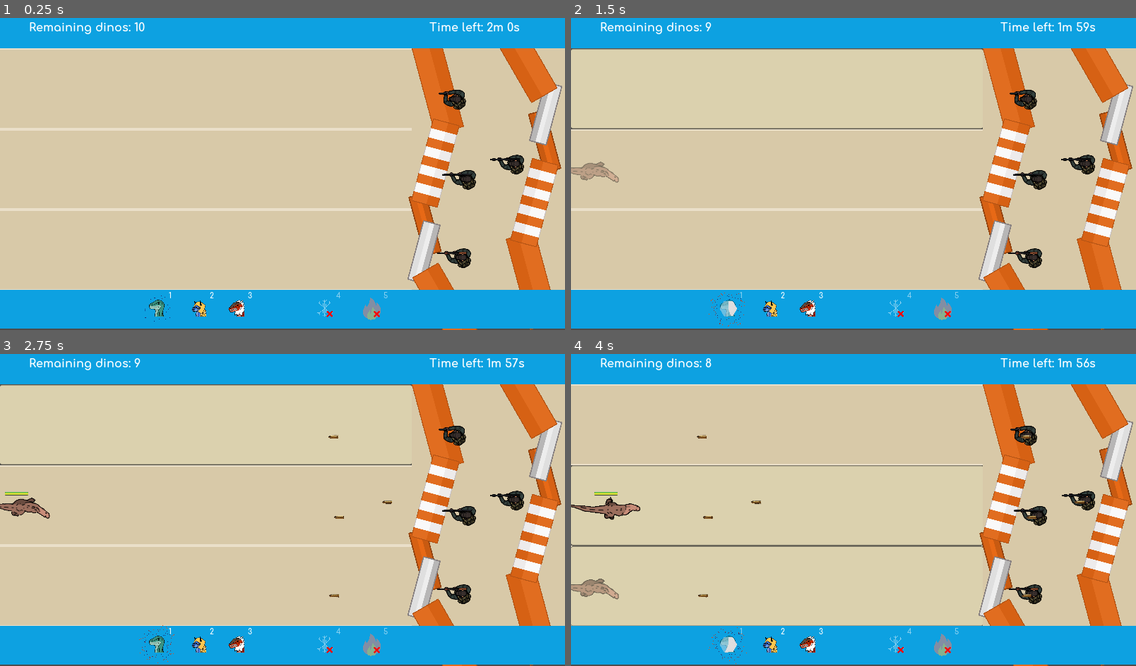
Above: before the commit, frames 1-4 (two rows, left to right).
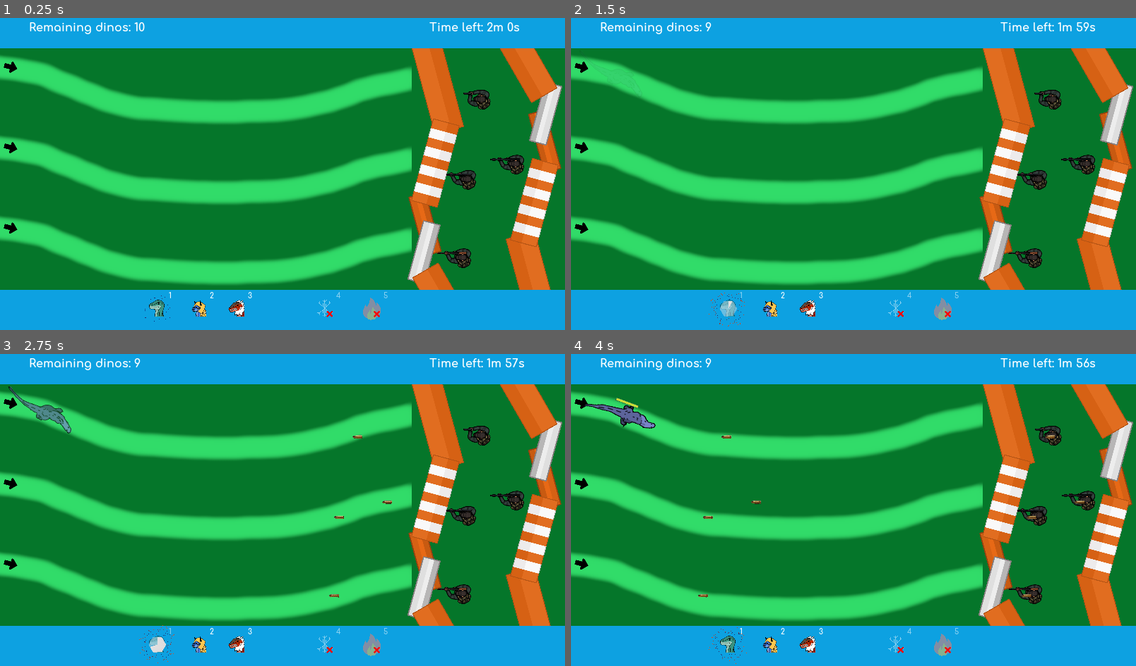
Above: after the commit, the same moments.

Repository: ojas-sanghi/scaling-out
Game: Godot game, scene res://combat/CombatScreen.tscn
Two runs of this game, one before a commit and one after it. Both use one fixed random seed, a clock stepped at 60 frames per second and the inputs below. Sound files missing from this copy of the repository are replaced by a short silence.
Inputs (mouse positions are in pixels of both pictures, inside the frame that each line leads up to):
- Up to frame 1 (0.25 s): no input
- Up to frame 2 (1.5 s): click (774, 170) at 0.52 s; click (582, 67) at 1.27 s
- Up to frame 3 (2.75 s): click (203, 425) at 2.02 s
- Up to frame 4 (4 s): click (774, 584) at 2.77 s; move the mouse to (977, 491) at 3.52 s; hold D (ui_right) from 3.53 s (still down); hold 1 (dino_1) from 3.53 s (still down)

The runs differ from the first frame. In frame 1, 70% of the frame differs, in the area x 0-100%, y 9-100%; in frame 2, 70%; in frame 3, 70%; in frame 4, 70%, in the area x 0-100%, y 1-100%.

Commit message:
implement curved lanes, and barrier destruction.
also: changed "coins" to "money", changed some signal names, and fix some broken scene switches

Diff:
--- /dev/null
+++ b/GUI/MoneyCounter.gd
@@ -0,0 +1,21 @@
+extends Control
+
+onready var money_amt = ShopInfo.money
+
+
+func _ready() -> void:
+	Signals.connect("coin_grabbed", self, "_on_coin_grabbed")
+	update_money_amt()
+
+
+func _on_money_grabbed(value):
+	money_amt += value
+	update_money_amt()
+
+
+func update_money_amt():
+	$Num.text = str(money_amt)
+
+
+func update_coin_from_global():
+	$Num.text = str(ShopInfo.coins)
--- /dev/null
+++ b/GUI/MoneyCounter.tscn
@@ -0,0 +1,33 @@
+[gd_scene load_steps=4 format=2]
+
+[ext_resource path="res://GUI/MoneyCounter.gd" type="Script" id=1]
+[ext_resource path="res://assets/fonts/Font35.tres" type="DynamicFont" id=2]
+[ext_resource path="res://assets/icons/coins.png" type="Texture" id=3]
+
+[node name="MoneyCounter" type="Control"]
+anchor_right = 0.107
+anchor_bottom = 0.042
+margin_top = -2.0
+margin_right = 0.559982
+margin_bottom = -0.360001
+script = ExtResource( 1 )
+__meta__ = {
+"_edit_use_anchors_": false
+}
+
+[node name="Sprite" type="Sprite" parent="."]
+position = Vector2( 75.1719, 34.0086 )
+scale = Vector2( 0.189705, 0.189705 )
+texture = ExtResource( 3 )
+
+[node name="Num" type="Label" parent="."]
+margin_left = 121.275
+margin_top = 17.1376
+margin_right = 175.275
+margin_bottom = 57.1376
+custom_fonts/font = ExtResource( 2 )
+custom_colors/font_color = Color( 0.85098, 0.694118, 0.0705882, 1 )
+text = "100"
+__meta__ = {
+"_edit_use_anchors_": false
+}
--- a/GUI/Screens/UpgradeScreen.tscn
+++ b/GUI/Screens/UpgradeScreen.tscn
@@ -3,7 +3,7 @@
 [ext_resource path="res://GUI/buttons/Button.tscn" type="PackedScene" id=1]
 [ext_resource path="res://assets/music/Upgrade screen and menu.wav" type="AudioStream" id=7]
 [ext_resource path="res://assets/dinos/tanky_dino/Armored_Dino_ICON.png" type="Texture" id=12]
-[ext_resource path="res://GUI/CoinCounter.tscn" type="PackedScene" id=13]
+[ext_resource path="res://GUI/MoneyCounter.tscn" type="PackedScene" id=13]
 [ext_resource path="res://assets/upgrade_background_rough_draft.png" type="Texture" id=14]
 [ext_resource path="res://GUI/SpecialUpgrade.tscn" type="PackedScene" id=15]
 [ext_resource path="res://GUI/buttons/UpgradeButton.tscn" type="PackedScene" id=16]
@@ -137,7 +137,7 @@
 margin_right = 861.214
 margin_bottom = 912.2
 
-[node name="CoinCounter" parent="CanvasLayer" instance=ExtResource( 13 )]
+[node name="MoneyCounter" parent="CanvasLayer" instance=ExtResource( 13 )]
 margin_left = 862.293
 margin_top = 970.198
 margin_right = 862.293
--- a/GUI/Timer.gd
+++ b/GUI/Timer.gd
@@ -41,4 +41,4 @@
 
 
 func _on_Timer_timeout():
-	Signals.emit_signal("game_over")
+	Signals.emit_signal("conquest_lost")
--- a/actors/Player.gd
+++ b/actors/Player.gd
@@ -84,7 +84,7 @@
 	get_node(node_path + "CanvasLayer/CoinCounter").hide()
 	yield($Win, "finished")
 	get_node(node_path + "Vault").hide()
-	SceneChanger.go_to_scene("res://GUI/StealthWinDialogue.tscn")
+	SceneChanger.go_to_scene("res://GUI/dialogues/StealthWinDialogue.tscn")
 	ShopInfo.coins += coins_in_level
 
 
@@ -98,7 +98,7 @@
 #	get_node(node_path + "CanvasLayer/CoinCounter").hide()
 #	yield($Caught, "finished")
 #	get_node(node_path + "Vault").hide()
-#	SceneChanger.go_to_scene("res://GUI/StealthLoseDialogue.tscn")
+#	SceneChanger.go_to_scene("res://GUI/dialogues/StealthLoseDialogue.tscn")
 
 	pass
 
--- a/actors/dinos/GeneralDino.gd
+++ b/actors/dinos/GeneralDino.gd
@@ -25,6 +25,9 @@
 
 var spawning_in := true
 
+# this is set by the "Lane" node when the dino is instanced
+var path_follow_time := 1
+onready var path = $PathFollowTween
 
 func spawn_delay():
 	set_physics_process(false)
@@ -69,8 +72,12 @@
 	$ThumpSound.play()
 	$AnimatedSprite.play(dino_color + "_walk")
 
+	path.interpolate_property(
+		get_parent(), "unit_offset", 0, 1, path_follow_time, path.TRANS_LINEAR, path.EASE_IN_OUT
+	)
+	path.start()
+
 	Signals.connect("dino_hit", self, "update_health")
-
 
 func calculate_upgrades():
 	dino_health = DinoInfo.get_upgrade_stat(dino_name, "hp")
@@ -82,11 +89,6 @@
 	dino_dmg = DinoInfo.get_upgrade_stat(dino_name, "dmg")
 	dino_speed = Vector2(DinoInfo.get_upgrade_stat(dino_name, "speed"), 0)
 
-
-func _physics_process(delta: float) -> void:
-	self.position += dino_speed * delta
-
-
 func _process(delta: float) -> void:
 	bar.value = animated_health
 
@@ -96,7 +98,7 @@
 	Signals.emit_signal("dino_died", dino_name)
 
 	$CollisionShape2D.set_deferred("disabled", true)
-	set_physics_process(false)
+	path.set_active(false)
 
 	randomize()
 	var num = randi() % 2
@@ -113,7 +115,7 @@
 	CombatInfo.dinos_died += 1
 
 	if CombatInfo.dinos_died == CombatInfo.max_dinos:
-		Signals.emit_signal("game_over")
+		Signals.emit_signal("conquest_lost")
 
 
 func update_health(dmg_taken):
@@ -137,11 +139,17 @@
 			kill_dino()
 			dino_dead = true
 
+func attack_blockade():
+	path.set_active(false)
+	# play attacking animations
+	$AnimatedSprite.stop()
 
-func win_game():
-	SceneChanger.go_to_scene("res://GUI/CombatWinDialogue.tscn")
+	$AttackingTimer.start()
 
+func _on_AttackingTimer_timeout() -> void:
+	Signals.emit_signal("blockade_hit", dino_dmg)
+	attack_blockade()
 
 func _on_GeneralDino_area_entered(area: Area2D) -> void:
 	if "Blockade" in area.name:
-		win_game()
+		attack_blockade()
--- a/actors/dinos/GeneralDino.tscn
+++ b/actors/dinos/GeneralDino.tscn
@@ -54,5 +54,10 @@
 [node name="ThumpSound" type="AudioStreamPlayer" parent="."]
 stream = ExtResource( 1 )
 volume_db = 10.0
+
+[node name="AttackingTimer" type="Timer" parent="."]
+
+[node name="PathFollowTween" type="Tween" parent="."]
 [connection signal="area_entered" from="." to="." method="_on_GeneralDino_area_entered"]
 [connection signal="body_entered" from="." to="." method="_on_GeneralDino_body_entered"]
+[connection signal="timeout" from="AttackingTimer" to="." method="_on_AttackingTimer_timeout"]
--- a/actors/dinos/MegaDino.gd
+++ b/actors/dinos/MegaDino.gd
@@ -1,7 +1,4 @@
 extends GeneralDino
-
-var speed_stages = [50, 75, 80]
-
 
 func _init() -> void:
 	dino_name = "mega"
--- a/combat/Blockade.gd
+++ b/combat/Blockade.gd
@@ -1,4 +1,37 @@
 extends Area2D
+
+var health := 150.0
+
+onready var num_sprites = $Sprites.get_child_count()
+onready var health_per_sprite = health / num_sprites
+
+var current_sprite_num = 0
+onready var current_sprite = $Sprites.get_children()[current_sprite_num]
+onready var current_sprite_health = health_per_sprite
+
+func _ready() -> void:
+	Signals.connect("blockade_hit", self, "_on_blockade_hit")
+
+func _on_blockade_hit(dmg: int):
+	health -= dmg
+	current_sprite_health -= dmg
+
+	# set transparency to health / max health
+	if current_sprite_health > 0:
+		current_sprite.modulate = Color(1, 1, 1, current_sprite_health / health_per_sprite)
+	# if destroyed, hide it and move to next sprite
+	else:
+		current_sprite.visible = false
+		current_sprite_num += 1
+
+		# only try to get sprite if it exists
+		if current_sprite_num < num_sprites:
+			current_sprite = $Sprites.get_children()[current_sprite_num]
+			current_sprite_health = health_per_sprite
+		# once all barriers destroyed, they won
+		else:
+			Signals.emit_signal("conquest_won")
+			return
 
 
 func _on_Blockade_area_entered(area: Area2D) -> void:
--- a/combat/Blockade.tscn
+++ b/combat/Blockade.tscn
@@ -15,33 +15,36 @@
 position = Vector2( 231.814, 163.634 )
 rotation = -1.57079
 collision_layer = 4
+collision_mask = 385
 script = ExtResource( 5 )
 
-[node name="Sprite" type="Sprite" parent="."]
+[node name="Sprites" type="Node2D" parent="."]
 position = Vector2( -466.162, 53.5217 )
 rotation = -0.261799
+
+[node name="Sprite1" type="Sprite" parent="Sprites"]
 texture = ExtResource( 4 )
 
-[node name="Sprite2" type="Sprite" parent="."]
-position = Vector2( -561.038, 50.1066 )
-rotation = 0.261799
+[node name="Sprite2" type="Sprite" parent="Sprites"]
+position = Vector2( -90.7593, -27.8544 )
+rotation = 0.523598
 texture = ExtResource( 3 )
 
-[node name="Sprite3" type="Sprite" parent="."]
-position = Vector2( 7.88531, 95.0561 )
+[node name="Sprite3" type="Sprite" parent="Sprites"]
+position = Vector2( 447.145, 162.811 )
+rotation = 4.16285e-08
+scale = Vector2( 0.715912, 0.715912 )
+texture = ExtResource( 1 )
+
+[node name="Sprite4" type="Sprite" parent="Sprites"]
+position = Vector2( -305.544, 1.78267 )
 rotation = -0.261799
 scale = Vector2( 0.715912, 0.715912 )
 texture = ExtResource( 1 )
 
-[node name="Sprite5" type="Sprite" parent="."]
-position = Vector2( -760.833, 134.324 )
-rotation = -0.523598
-scale = Vector2( 0.715912, 0.715912 )
-texture = ExtResource( 1 )
-
-[node name="Sprite4" type="Sprite" parent="."]
-position = Vector2( -257.481, 88.7076 )
-rotation = 0.261799
+[node name="Sprite5" type="Sprite" parent="Sprites"]
+position = Vector2( 192.464, 87.9975 )
+rotation = 0.523598
 scale = Vector2( 0.648273, 0.648273 )
 texture = ExtResource( 2 )
 
--- a/combat/Bullet.gd
+++ b/combat/Bullet.gd
@@ -14,6 +14,6 @@
 	queue_free()
 
 
-func _on_Bullet_area_entered(area: Area2D) -> void:
-	Signals.emit_signal("dino_hit", 17)
+func _on_Bullet_area_entered(dino: Area2D) -> void:
+	dino.update_health(17)
 	queue_free()
--- a/combat/Combat.gd
+++ b/combat/Combat.gd
@@ -2,12 +2,18 @@
 
 export var max_dinos = 10
 
+var reward_money = 100
 
 func _ready() -> void:
 	CombatInfo.reset(max_dinos)
 
-	Signals.connect("game_over", self, "_on_game_over")
+	Signals.connect("conquest_lost", self, "_on_conquest_lost")
+	Signals.connect("conquest_won", self, "_on_conquest_won")
 
 
-func _on_game_over():
-	SceneChanger.go_to_scene("res://GUI/CombatLoseDialogue.tscn")
+func _on_conquest_lost():
+	SceneChanger.go_to_scene("res://GUI/dialogues/CombatLoseDialogue.tscn")
+
+func _on_conquest_won():
+	SceneChanger.go_to_scene("res://GUI/dialogues/CombatWinDialogue.tscn")
+	ShopInfo.money += reward_money
--- a/combat/CombatScreen.tscn
+++ b/combat/CombatScreen.tscn
@@ -18,34 +18,45 @@
 }
 
 [node name="Lanes" type="Node2D" parent="."]
-position = Vector2( 0, 45.4414 )
+position = Vector2( 0, 123 )
 
 [node name="Lane" parent="Lanes" instance=ExtResource( 1 )]
-margin_top = 350.0
-margin_bottom = 625.0
+position = Vector2( 0, -5 )
+
+[node name="Lane2" parent="Lanes" instance=ExtResource( 1 )]
+position = Vector2( 0, 269 )
 
 [node name="Lane3" parent="Lanes" instance=ExtResource( 1 )]
-margin_top = 75.0
-margin_bottom = 350.0
+position = Vector2( 0, 543 )
 
-[node name="Lane2" parent="Lanes" instance=ExtResource( 1 )]
-margin_top = 625.0
-margin_bottom = 900.0
+[node name="Army" type="Node2D" parent="."]
 
-[node name="ColorRect" type="ColorRect" parent="."]
+[node name="ColorRect" type="ColorRect" parent="Army"]
 margin_left = 1400.48
 margin_top = 99.2383
 margin_right = 1922.48
 margin_bottom = 964.238
-color = Color( 0.85098, 0.792157, 0.662745, 1 )
+color = Color( 0.0235294, 0.466667, 0.168627, 1 )
 __meta__ = {
 "_edit_use_anchors_": false
 }
 
-[node name="Blockade" parent="." instance=ExtResource( 4 )]
+[node name="ArmyDude" parent="Army" instance=ExtResource( 5 )]
+position = Vector2( 1563.29, 572.872 )
+
+[node name="ArmyDude2" parent="Army" instance=ExtResource( 5 )]
+position = Vector2( 1546.59, 840.102 )
+
+[node name="ArmyDude3" parent="Army" instance=ExtResource( 5 )]
+position = Vector2( 1626.31, 298.962 )
+
+[node name="ArmyDude4" parent="Army" instance=ExtResource( 5 )]
+position = Vector2( 1726.97, 521.097 )
+
+[node name="Blockade" parent="Army" instance=ExtResource( 4 )]
 position = Vector2( 1390.82, 253.777 )
 
-[node name="Blockade2" parent="." instance=ExtResource( 4 )]
+[node name="Blockade2" parent="Army" instance=ExtResource( 4 )]
 position = Vector2( 1904.53, 903.32 )
 rotation = 1.57079
 
@@ -53,10 +64,10 @@
 position = Vector2( 300, -4.29114 )
 
 [node name="ColorRect" type="ColorRect" parent="Selectors"]
-margin_left = -299.746
-margin_top = 948.291
-margin_right = 1620.25
-margin_bottom = 1079.29
+margin_left = -300.0
+margin_top = 948.0
+margin_right = 1620.0
+margin_bottom = 1085.0
 color = Color( 0.054902, 0.635294, 0.886275, 1 )
 __meta__ = {
 "_edit_use_anchors_": false
@@ -75,33 +86,17 @@
 [node name="DinoSelector" parent="Selectors" instance=ExtResource( 3 )]
 position = Vector2( 203.274, 980 )
 
-[node name="Army" type="Node2D" parent="."]
+[node name="Timer" parent="Selectors" instance=ExtResource( 2 )]
+margin_left = 1159.78
+margin_top = 31.2911
+margin_right = 1159.78
+margin_bottom = 31.2911
 
-[node name="GUI" type="Node2D" parent="Army"]
-
-[node name="Timer" parent="Army/GUI" instance=ExtResource( 2 )]
-margin_left = 1459.78
-margin_top = 27.0
-margin_right = 1459.78
-margin_bottom = 27.0
-
-[node name="DinoCounter" parent="Army/GUI" instance=ExtResource( 6 )]
-margin_left = 98.4262
-margin_top = 27.0
-margin_right = 98.4262
-margin_bottom = 27.0
-
-[node name="ArmyDude" parent="Army" instance=ExtResource( 5 )]
-position = Vector2( 1563.29, 572.872 )
-
-[node name="ArmyDude2" parent="Army" instance=ExtResource( 5 )]
-position = Vector2( 1546.59, 840.102 )
-
-[node name="ArmyDude3" parent="Army" instance=ExtResource( 5 )]
-position = Vector2( 1543.25, 298.962 )
-
-[node name="ArmyDude4" parent="Army" instance=ExtResource( 5 )]
-position = Vector2( 1726.97, 521.097 )
+[node name="DinoCounter" parent="Selectors" instance=ExtResource( 6 )]
+margin_left = -201.574
+margin_top = 31.2911
+margin_right = -201.574
+margin_bottom = 31.2911
 
 [node name="AudioStreamPlayer" type="AudioStreamPlayer" parent="."]
 stream = ExtResource( 9 )
--- a/combat/Lane.gd
+++ b/combat/Lane.gd
@@ -1,9 +1,8 @@
-extends Button
+extends Path2D
 
-var spawn_point = Vector2(50, 150)
+var spawn_point = Vector2(70, 10)
 
-
-func _on_Lane_pressed() -> void:
+func _on_Button_pressed() -> void:
 	if CombatInfo.dinos_remaining <= 0:
 		return
 
@@ -11,11 +10,21 @@
 	if CombatInfo.dino_id in CombatInfo.dinos_deploying:
 		return
 
+	# make a new pathfollow2d node
+	var path_follow = PathFollow2D.new()
+	path_follow.loop = false
+	path_follow.lookahead = 250
+	add_child(path_follow)
+
+	# make a new dinosaur
 	var dino_node = DinoInfo.dino_list[CombatInfo.dino_id]
 	dino_node = dino_node.instance()
 
-	get_tree().create_timer(dino_node.spawn_delay)
+	# set the dino speed
+	dino_node.path_follow_time = curve.get_baked_length() / dino_node.dino_speed.x
 
-	add_child(dino_node)
+	# add dino to pathfollow2d,
+	path_follow.add_child(dino_node)
+	# set dino's position
 	dino_node.position = spawn_point
 	Signals.emit_signal("dino_deployed")
--- a/combat/Lane.tscn
+++ b/combat/Lane.tscn
@@ -1,18 +1,29 @@
-[gd_scene load_steps=3 format=2]
+[gd_scene load_steps=5 format=2]
 
-[ext_resource path="res://GUI/themes/LaneTheme.tres" type="Theme" id=1]
+[ext_resource path="res://assets/combat/lanes/green.png" type="Texture" id=1]
 [ext_resource path="res://combat/Lane.gd" type="Script" id=2]
+[ext_resource path="res://assets/buttons/arrowRight.png" type="Texture" id=3]
+[ext_resource path="res://combat/curves/Default.tres" type="Curve2D" id=4]
 
-[node name="Lane" type="Button" groups=[
+[node name="Lane" type="Path2D" groups=[
 "lanes",
 ]]
-margin_right = 1400.0
-margin_bottom = 450.0
-size_flags_horizontal = 3
-size_flags_vertical = 3
-theme = ExtResource( 1 )
+curve = ExtResource( 4 )
 script = ExtResource( 2 )
+
+[node name="Sprite" type="Sprite" parent="."]
+position = Vector2( 700, 140 )
+texture = ExtResource( 1 )
+
+[node name="Button" type="TextureButton" parent="."]
+margin_left = 12.6677
+margin_top = 24.3654
+margin_right = 112.668
+margin_bottom = 124.365
+rect_rotation = 15.0
+rect_scale = Vector2( 0.68, 0.68 )
+texture_normal = ExtResource( 3 )
 __meta__ = {
 "_edit_use_anchors_": false
 }
-[connection signal="pressed" from="." to="." method="_on_Lane_pressed"]
+[connection signal="pressed" from="Button" to="." method="_on_Button_pressed"]
--- /dev/null
+++ b/combat/curves/Default.tres
@@ -0,0 +1,6 @@
+[gd_resource type="Curve2D" format=2]
+
+[resource]
+_data = {
+"points": PoolVector2Array( 0, 0, 0, 0, 81.2289, 69.3904, 0, 0, 0, 0, 257.617, 139.737, 0, 0, 0, 0, 461.038, 205.582, 0, 0, 0, 0, 723.364, 221.812, 0, 0, 0, 0, 950, 211.5, 0, 0, 0, 0, 1122.22, 179.951, 0, 0, 0, 0, 1254.11, 129.44, 0, 0, 0, 0, 1399.24, 103.29 )
+}
--- a/project.godot
+++ b/project.godot
@@ -41,6 +41,11 @@
 CombatInfo="*res://singletons/CombatInfo.gd"
 Signals="*res://singletons/Signals.gd"
 ShopInfo="*res://singletons/ShopInfo.gd"
+
+[debug]
+
+gdscript/warnings/unused_signal=false
+gdscript/warnings/return_value_discarded=false
 
 [display]
 
--- a/singletons/ShopInfo.gd
+++ b/singletons/ShopInfo.gd
@@ -5,8 +5,8 @@
 
 var player_caught = false
 
-var coins = 100
+var money = 100
 var genes = 10
-var special_genes = []
+var special_genes = ["ice", "fire"]
 
 var shop_dino = "tanky"
--- a/singletons/Signals.gd
+++ b/singletons/Signals.gd
@@ -5,8 +5,10 @@
 signal dino_died
 
 signal dino_hit
+signal blockade_hit
 
-signal game_over
+signal conquest_won
+signal conquest_lost
 
 signal coin_grabbed
 
--- a/stealth/StealthFire.tscn
+++ b/stealth/StealthFire.tscn
@@ -8,9 +8,10 @@
 [ext_resource path="res://actors/Player.tscn" type="PackedScene" id=6]
 [ext_resource path="res://props/Vault.tscn" type="PackedScene" id=7]
 [ext_resource path="res://actors/PathFollowGuard.tscn" type="PackedScene" id=8]
-[ext_resource path="res://GUI/CoinCounter.tscn" type="PackedScene" id=9]
+[ext_resource path="res://GUI/MoneyCounter.tscn" type="PackedScene" id=9]
 [ext_resource path="res://GUI/dialogues/StealthWinDialogue.tscn" type="PackedScene" id=10]
 [ext_resource path="res://assets/music/stealth music.wav" type="AudioStream" id=11]
+
 
 
 
--- a/stealth/StealthIce.tscn
+++ b/stealth/StealthIce.tscn
@@ -8,7 +8,7 @@
 [ext_resource path="res://actors/Player.tscn" type="PackedScene" id=6]
 [ext_resource path="res://props/Vault.tscn" type="PackedScene" id=7]
 [ext_resource path="res://actors/PathFollowGuard.tscn" type="PackedScene" id=8]
-[ext_resource path="res://GUI/CoinCounter.tscn" type="PackedScene" id=9]
+[ext_resource path="res://GUI/MoneyCounter.tscn" type="PackedScene" id=9]
 [ext_resource path="res://GUI/dialogues/StealthWinDialogue.tscn" type="PackedScene" id=10]
 [ext_resource path="res://assets/music/stealth music.wav" type="AudioStream" id=11]
 [ext_resource path="res://stealth/Label.gd" type="Script" id=13]
Binary file added: assets/buttons/arrowRight.png
Binary file added: assets/buttons/buttons.png
Binary file added: assets/combat/lanes/green.png
Not shown, added: assets/combat/lanes/green.xcf
